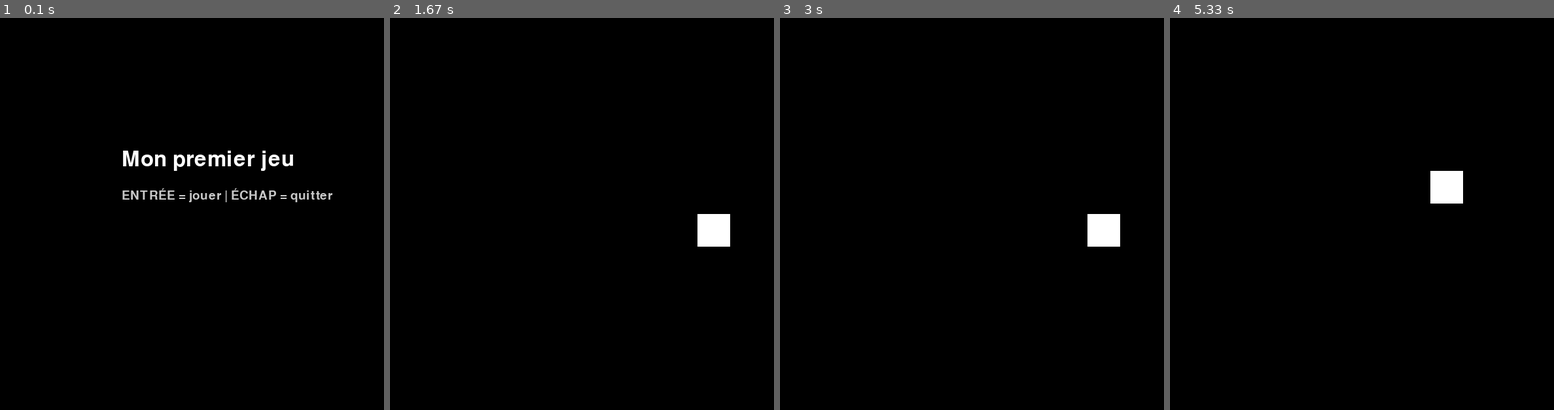
Above: before the commit, frames 1-4 (left to right).
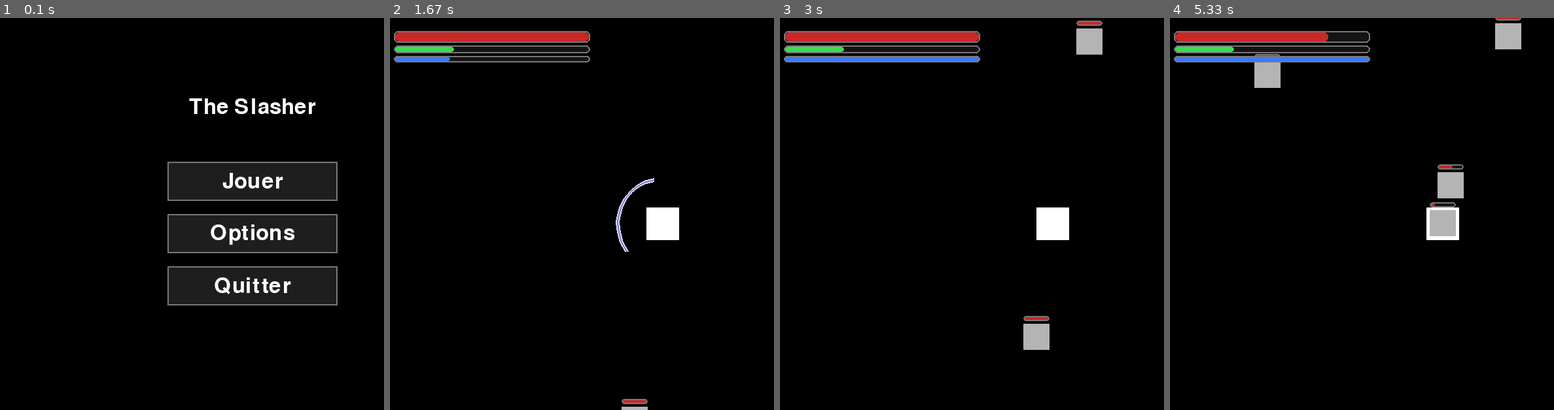
Above: after the commit, the same moments.

Repository: LOLMANREX/pygame-menu
Game: pygame game, started from game.py
The game is run twice, just before and just after one commit, with the same random seed, the same clock (stepped at 60 frames per second) and the same inputs.
Inputs (mouse positions are in pixels of both pictures, inside the frame that each line leads up to):
- Up to frame 1 (0.1 s): no input
- Up to frame 2 (1.67 s): click (643, 182) at 0.38 s, where only the run after the commit has a clickable "Jouer"; tap Enter at 0.67 s; hold Right 1-1.47 s; move the mouse to (643, 237) at 1.03 s; click (482, 155) at 1.55 s
- Up to frame 3 (3 s): no input
- Up to frame 4 (5.33 s): click (1431, 253) at 3.62 s; hold Left 3.9-4.3 s; click (1423, 261) at 3.98 s; hold Up 4.33-4.7 s; click (outside the picture) at 4.42 s; click (1338, 84) at 4.78 s

The runs differ from the first frame. In frame 1, 15% of the frame differs, in the area x 31-88%, y 20-74%; in frame 2, 4.3%; in frame 3, 5.4%; in frame 4, 5.2%.

Commit message:
Avancement combat, dash, endurance, attaques souris

Diff:
--- a/game.py
+++ b/game.py
@@ -1,4 +1,6 @@
 import pygame
+import random
+import math
 
 pygame.init()
 
@@ -6,6 +8,80 @@
 pygame.display.set_caption("Mon premier jeu")
 
 clock = pygame.time.Clock()
+
+def draw_button(rect, text):
+    pygame.draw.rect(screen, (30,30,30), rect)
+    if rect.collidepoint(mouse_pos):
+        pygame.draw.rect(screen, (255,255,255), rect, 3)
+    else:
+        pygame.draw.rect(screen, (120,120,120), rect, 2)
+
+    label = font.render(text, True, (255,255,255))
+    screen.blit(
+        label,
+        (
+         rect.centerx - label.get_width() // 2,
+         rect.centery - label.get_height() // 2
+        )
+    )
+
+def draw_health_bar(x, y, w, h, hp, hp_max):
+    pygame.draw.rect(screen, (20, 20, 20), (x, y, w, h), border_radius=6)
+    pygame.draw.rect(screen, (120, 120, 120), (x, y, w, h), 2, border_radius=6)
+    ratio = max(0, min(1, hp/ hp_max))
+    fill_w = int((w - 4) * ratio)
+    pygame.draw.rect(screen, (200, 40, 40), (x + 2, y + 2, fill_w, h - 4), border_radius=6)
+
+def draw_bar(x, y, w, h, val, val_max, color):
+    pygame.draw.rect(screen, (20, 20, 20), (x, y, w, h), border_radius=6)
+    pygame.draw.rect(screen, (120, 120, 120), (x, y, w, h), 2, border_radius=6)
+    ratio = max(0, min(1, val / val_max))
+    fill_w = int((w - 4) * ratio)
+    pygame.draw.rect(screen, color, (x + 2, y + 2, fill_w, h - 4), border_radius=6)
+
+def draw_cooldown_bar(x, y, w, h, last_time, cooldown_ms):
+    pygame.draw.rect(screen, (20, 20, 20), (x, y, w, h), border_radius=6)
+    pygame.draw.rect(screen, (120, 120, 120), (x, y, w, h), 2, border_radius=6)
+    now = pygame.time.get_ticks()
+    ratio = (now - last_time) / cooldown_ms
+    ratio = max(0, min(1, ratio))
+    fill_w = int((w - 4) * ratio)
+    pygame.draw.rect(screen, (60, 120, 255), (x + 2, y + 2, fill_w, h - 4), border_radius=6)
+
+def angle_diff(a, b):
+    d = (a - b + math.pi) % (2 * math.pi) - math.pi
+    return abs(d)
+
+def spawn_enemy():
+
+    min_dist = 220
+    px = x + size // 2
+    py = y + size // 2
+
+    for _ in range(20):
+        side = random.choice (["top", "bottom", "left", "right"])
+        if side == "top":
+            ex, ey = random.randint(0, W - enemy_size), -enemy_size
+        elif side == "bottom":
+            ex, ey = random.randint(0, W - enemy_size), H + enemy_size
+        elif side == "left":
+            ex, ey = -enemy_size, random.randint(0, H - enemy_size)
+        else:
+            ex, ey = W + enemy_size, random.randint(0, H - enemy_size)
+
+        ex_c = ex + enemy_size // 2
+        ey_c = ey + enemy_size // 2
+        dist = ((px -ex_c) ** 2 + (py - ey_c) ** 2) ** 0.5
+
+        if dist >= min_dist:
+            enemies.append({
+                "x": ex,
+                "y": ey,
+                "hp": enemy_hp_max,
+                "hp_max": enemy_hp_max,
+                "alive": True
+            })
+            return
 
 font = pygame.font.Font(None, 48)
 small_font = pygame.font.Font(None, 28)
@@ -14,52 +90,314 @@
 speed = 3
 size = 50
 
+W, H = 800, 600
+
+btn_w, btn_h = 260, 60
+btn_x = (W - btn_w) // 2
+
+btn_play = pygame.Rect(btn_x, 220, btn_w, btn_h)
+btn_options = pygame.Rect(btn_x, 300, btn_w, btn_h)
+btn_quit = pygame.Rect(btn_x, 380, btn_w, btn_h)
+btn_back = pygame.Rect(30, 30, 160, 50)
+
+cube_color = (255, 255, 255)
+
+colors = [
+    ((255, 255, 255), pygame.Rect(220, 300, 60, 60)),
+    ((255, 60, 60), pygame.Rect(320, 300, 60, 60)),
+    ((60, 255, 60), pygame.Rect(420, 300, 60, 60)),
+    ((60, 60, 255), pygame.Rect(520, 300, 60, 60)),
+]
+
+player_hp = 100
+player_hp_max = 100
+player_dmg = 25
+
+attack_cooldown_ms = 350
+last_attack_time = 0
+attack_range = 180
+attack_effects = []
+attack_ready = True
+attack_cone = 0.9
+
+stamina = 100
+stamina_max = 100
+
+stamina_regen_per_sec = 22
+dash_cost = 35
+dash_speed = 10
+dash_duration_ms = 130
+
+dash_end_time = 0
+dash_vx = 0.0
+dash_vy = 0.0
+
+enemies = []
+enemy_size = 40
+enemy_hp_max = 60
+enemy_dmg = 10
+
+spawn_cooldown_ms = 1200
+last_spawn_time = 0
+max_enemies = 6
+
+
 mode = "menu"
 
 running = True
 while running:
+    mouse_pos = pygame.mouse.get_pos()
+    dt = clock.get_time() / 1000
     for event in pygame.event.get():
         if event.type == pygame.QUIT:
             running = False
-        if event.type ==pygame.KEYDOWN:
-            if event.key == pygame.K_SPACE:
-               mode = "game"
-            elif event.key == pygame.K_ESCAPE:
+        if event.type == pygame.MOUSEBUTTONDOWN and event.button == 1:
+            if mode == "menu":
+                if btn_play.collidepoint(event.pos):
+                    mode = "game"
+                elif btn_options.collidepoint(event.pos):
+                    mode = "options"
+                elif btn_quit.collidepoint(event.pos):
+                    running = False
+
+            elif mode == "options":
+                if btn_back.collidepoint(event.pos):
+                    mode = "menu"
+                else:
+                    for col, rect in colors:
+                        if rect.collidepoint(event.pos):
+                            cube_color = col
+
+            elif mode == "game":
+                now = pygame.time.get_ticks()
+                if now - last_attack_time >= attack_cooldown_ms:
+                    last_attack_time = now
+                    px = x + size // 2
+                    py = y + size // 2
+
+                    target_angle = 0.0
+
+                    mx, my = event.pos
+                    px = x + size // 2
+                    py = y + size // 2
+                    target_angle = math.atan2(my - py, mx - px)
+
+                    attack_effects.append({
+                        "t": now,
+                        "duration": 140,
+                        "cx": px,
+                        "cy": py,
+                       "angle": target_angle
+                    })
+
+                    px = x + size // 2
+                    py = y + size // 2
+                    for e in enemies:
+                        if not e["alive"]:
+                            continue
+                        ex = e["x"] + enemy_size // 2
+                        ey = e["y"] + enemy_size // 2
+
+                        dx = ex - px
+                        dy = ey - py
+                        dist = (dx*dx + dy*dy) ** 0.5
+
+                        if dist <= attack_range:
+                            enemy_angle = math.atan2(dy, dx)
+
+                            if angle_diff(enemy_angle, target_angle) <= attack_cone:
+                                e["hp"] -= player_dmg
+                                if e["hp"] <= 0:
+                                    e["alive"] = False
+
+    if event.type ==pygame.KEYDOWN:
+        if event.key == pygame.K_RETURN:
+            if mode == "menu":
+                mode = "game"
+            elif mode == "gameover":
+                player_hp = player_hp_max
+                enemies.clear()
+                attack_effects.clear()
+                x, y = 400, 300
+                mode = "game"
+
+        elif event.key == pygame.K_ESCAPE:
+            if mode == "gameover":
+                mode = "menu"
+            elif mode in ("game", "options"):
+                mode = "menu"
+            else:
                 running = False
-            elif event.key == pygame.K_RETURN:
-                if mode == "menu":
-                    mode = "game"
-
-    if mode == "game":
-        keys = pygame.key.get_pressed()
-        if keys[pygame.K_LEFT] or keys[pygame.K_q]:
-            x -= speed
-        if keys[pygame.K_RIGHT] or keys[pygame.K_d]:
-            x += speed
-        if keys[pygame.K_UP] or keys[pygame.K_z]:
-            y -= speed
-        if keys[pygame.K_DOWN] or keys[pygame.K_s]:
-            y += speed
-
-        if x < 0:
-            x = 0
-        if x > 800 - size:
-            x = 800 - size
-        if y < 0:
-            y = 0
-        if y > 600 - size:
-            y = 600 - size
-
+
+        elif event.key == pygame.K_e and mode == "game":
+            now = pygame.time.get_ticks()
+
+        if stamina >= dash_cost and now >= dash_end_time:
+            stamina -= dash_cost
+
+            keys = pygame.key.get_pressed()
+            dx = 0
+            dy = 0
+            if keys[pygame.K_q] or keys[pygame.K_LEFT]:
+                dx -= 1
+            if keys[pygame.K_d] or keys[pygame.K_RIGHT]:
+                dx += 1
+            if keys[pygame.K_z] or keys[pygame.K_UP]:
+                dy -= 1
+            if keys[pygame.K_s] or keys[pygame.K_DOWN]:
+                dy += 1
+
+            if dx == 0 and dy == 0:
+                mx, my = pygame.mouse.get_pos()
+                px = x + size // 2
+                py = y + size // 2
+                dx = mx - px
+                dy = my - py
+
+            dist = (dx*dx + dy*dy) ** 0.5
+            if dist != 0:
+                dash_vx = (dx / dist) * dash_speed
+                dash_vy = (dy / dist) * dash_speed
+            else:
+                dash_vx = dash_vy = 0
+
+            dash_end_time = now + dash_duration_ms
+
+            if mode == "game":
+                now = pygame.time.get_ticks()
+
+                if now < dash_end_time:
+                    x += dash_vx
+                    y += dash_vy
+            else:
+                keys = pygame.key.get_pressed()
+                if keys[pygame.K_LEFT] or keys[pygame.K_q]:
+                    x -= speed
+                if keys[pygame.K_RIGHT] or keys[pygame.K_d]:
+                    x += speed
+                if keys[pygame.K_UP] or keys[pygame.K_z]:
+                    y -= speed
+                if keys[pygame.K_DOWN] or keys[pygame.K_s]:
+                    y += speed
+
+            if x < 0:
+                x = 0
+            if x > 800 - size:
+                x = 800 - size
+            if y < 0:
+                y = 0
+            if y > 600 - size:
+                y = 600 - size
+            stamina = min(stamina_max, stamina + stamina_regen_per_sec * dt)
+
+
+    screen.fill((0, 0, 0))
+
+    if mode == "menu":
+       title = font.render("The Slasher", True, (255, 255, 255))
+       screen.blit(
+           title,
+           (W // 2 - title.get_width() // 2, 120)
+       )
+       draw_button(btn_play, "Jouer")
+       draw_button(btn_options, "Options")
+       draw_button(btn_quit, "Quitter")
+    elif mode == "options":
+        title = font.render("Options", True, (255, 255, 255))
+        screen.blit(
+            title,
+            (W // 2 - title.get_width() // 2, 100)
+        )
+        for col, rect in colors :
+            pygame.draw.rect(screen, col, rect)
+            if rect.collidepoint(mouse_pos):
+                pygame.draw.rect(screen, (255, 255, 255), rect, 3)
+            if col == cube_color:
+                pygame.draw.rect(screen, (255, 255, 255), rect.inflate(8, 8), 2)
+        draw_button(btn_back, "Retour")
+    elif mode == "game":
+        pygame.draw.rect(screen, cube_color, (x, y, size, size))
+
+        now = pygame.time.get_ticks()
+
+        alive_count = 0
+        for e in enemies:
+            if e["alive"]:
+                alive_count += 1
+
+        if now - last_spawn_time >= spawn_cooldown_ms and alive_count < max_enemies:
+            last_spawn_time = now
+            spawn_enemy()
+
+        px = x + size // 2
+        py = y + size // 2
+        player_rect = pygame.Rect(x, y, size, size)
+
+        for e in enemies:
+            if not e["alive"]:
+                continue
+
+            ex = e["x"] + enemy_size // 2
+            ey = e["y"] + enemy_size // 2
+
+            dx = px - ex
+            dy = py - ey
+            dist = (dx*dx + dy*dy) ** 0.5
+
+            if dist != 0:
+                vx = dx / dist
+                vy = dy / dist
+            else:
+                vx = vy = 0
+
+            e["x"] += vx * 1.6
+            e["y"] += vy * 1.6
+
+            enemy_rect = pygame.Rect(int(e["x"]), int(e["y"]), enemy_size, enemy_size)
+            if player_rect.colliderect(enemy_rect):
+                player_hp -= 0.35
+                if player_hp <= 0:
+                    player_hp = 0
+                    mode = "gameover"
+
+            pygame.draw.rect(screen, (180, 180, 180), (int(e["x"]), int(e["y"]), enemy_size, enemy_size))
+            draw_health_bar(int(e["x"]), int(e["y"]) - 12, enemy_size, 8, e["hp"], e["hp_max"])
+            draw_cooldown_bar(20, 58, 300, 10, last_attack_time, attack_cooldown_ms)
+            draw_bar(20, 42, 300, 12, stamina, stamina_max, (60, 220, 80))
+
+        for eff in attack_effects[:]:
+            age = now - eff["t"]
+            if age > eff["duration"]:
+                attack_effects.remove(eff)
+                continue
+
+            cx, cy = eff["cx"], eff["cy"]
+            radius = 55 + age * 0.15
+            base = eff.get("angle", 0.0)
+            arc = 1.0
+            start_angle = base - arc
+            end_angle = base + arc
+            steps = 18
+
+            points = []
+            for i in range(steps + 1):
+                a = start_angle + (end_angle - start_angle) * (i / steps)
+                px2 = cx + math.cos(a) * radius
+                py2 = cy + math.sin(a) * radius
+                points.append((px2, py2))
+
+            pygame.draw.lines(screen, (220, 220, 255), False, points, 6)
+            pygame.draw.lines(screen, (120, 120, 200), False, points, 2)
+
+        draw_health_bar(20, 20, 300, 18, player_hp, player_hp_max)
+
+    elif mode == "gameover":
+        screen.fill((0, 0, 0))
+        title = font.render("GAME OVER", True, (200, 40, 40))
+        hint = small_font.render("ENTRÉE = recommencer | ÉCHAP = menu", True, (200, 200, 200))
+        screen.blit(title, (W//2 - title.get_width()//2, 220))
+        screen.blit(hint, (W//2 - hint.get_width()//2, 280))
+
+    pygame.display.flip()
     clock.tick(60)
-
-    screen.fill((0, 0, 0))
-    if mode == "menu":
-       title = font.render("Mon premier jeu", True, (255, 255, 255))
-       hint = small_font.render("ENTRÉE = jouer | ÉCHAP = quitter", True, (200, 200, 200))
-       screen.blit(title, (200, 200))
-       screen.blit(hint, (200, 260))
-    elif mode == "game":
-        pygame.draw.rect(screen, (255, 255, 255), (x, y, size, size))
-    pygame.display.flip()
-
 pygame.quit()
